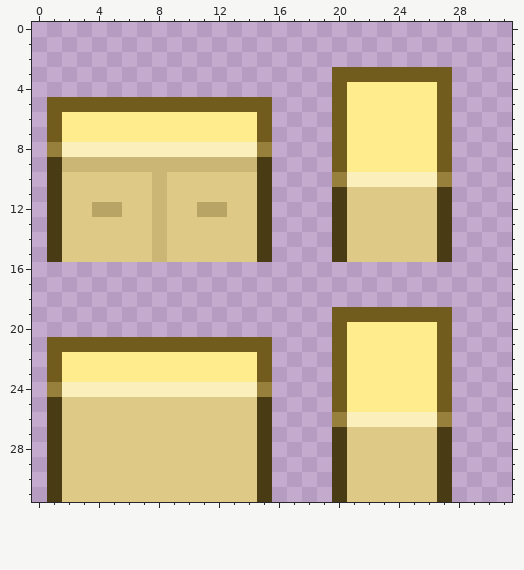
Pixel-art file, stored at Assets/Pixelart/Bedroom/nightstand.aseprite. This is how it looked before the edit.
32x32 pixels, 1 frame.
After:
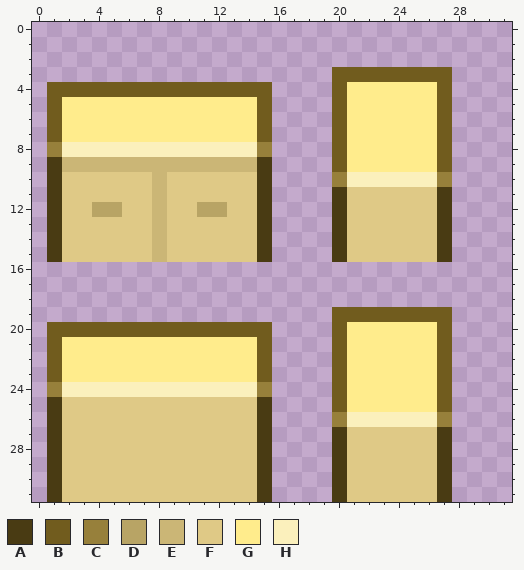
Palette (. is transparent): A #493b13  B #715c1e  C #97803b  D #b8a465  E #cbb676  F #dfc986  G #ffec8c  H #fbf0bc
What changed:
Changed rows in their new state; - is an unchanged pixel.
first column x 1:
 4 BBBBBBBBBBBBBBB
 5 -GGGGGGGGGGGGG-
first column x 1:
20 BBBBBBBBBBBBBBB
21 -GGGGGGGGGGGGG-
Pixel boxes of the changes (left, top, right, bottom) in both pictures:
changed: (47, 82, 272, 112)
changed: (47, 322, 272, 352)
